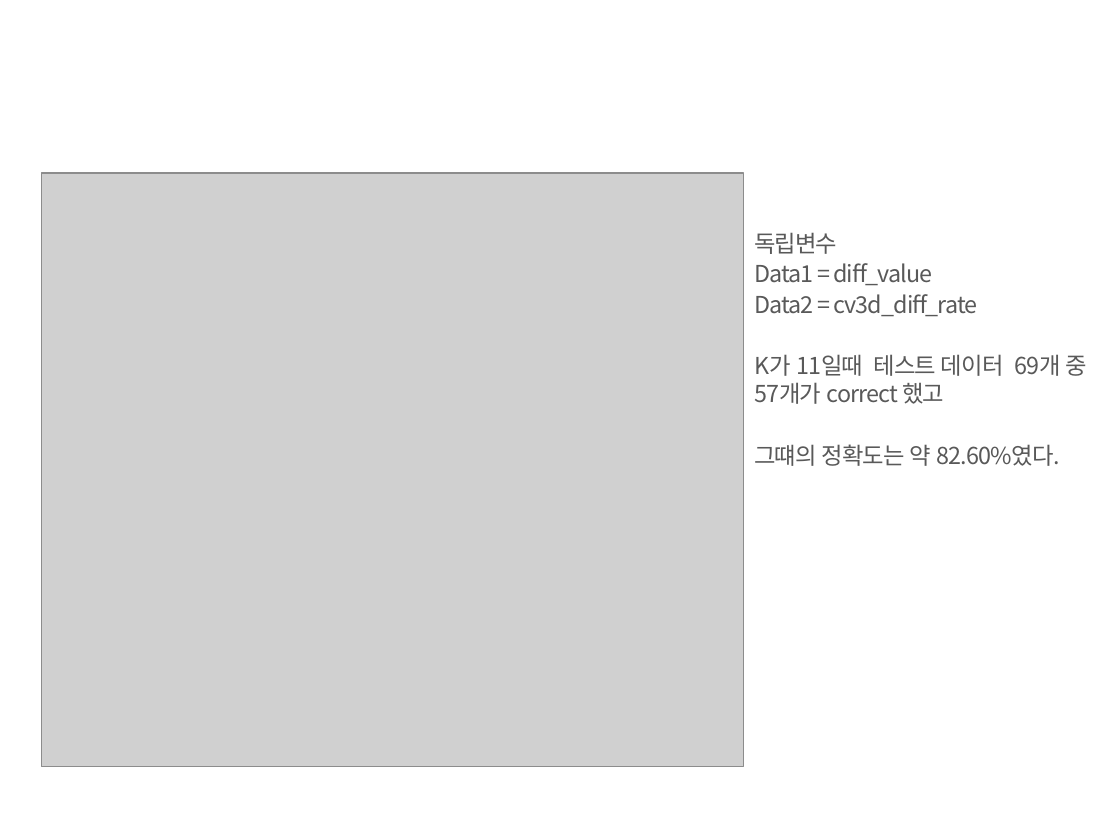
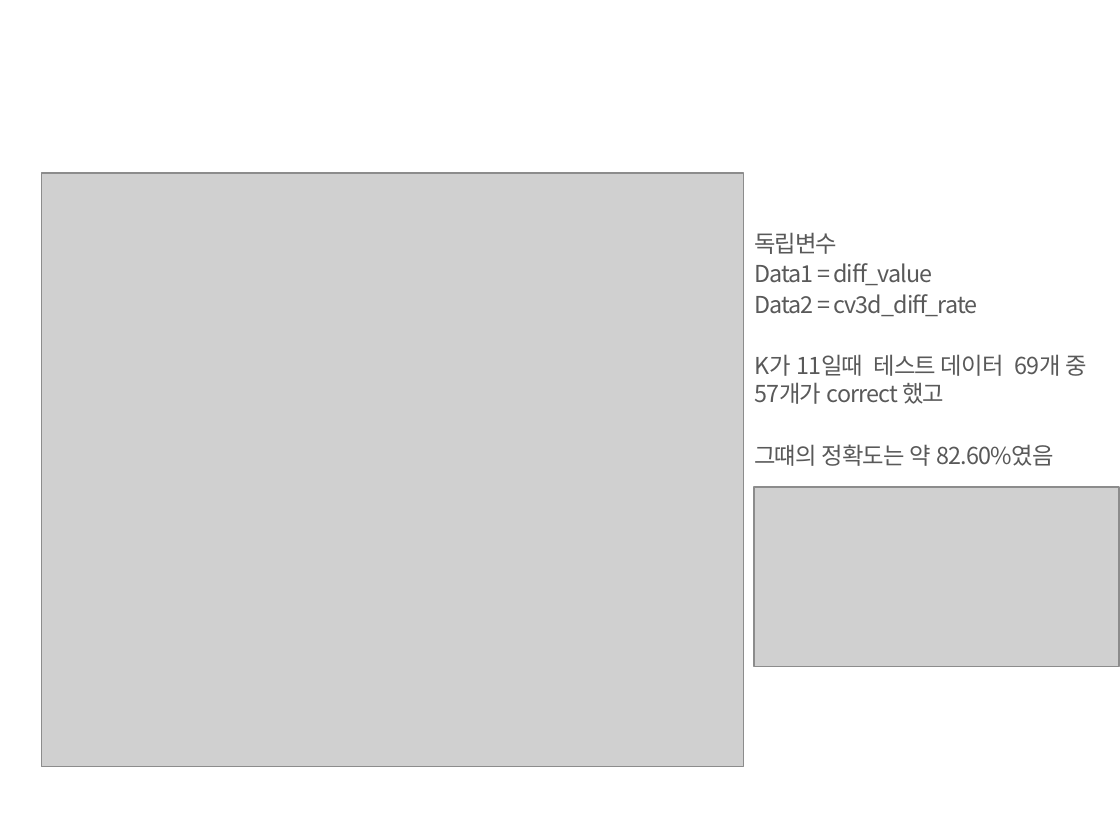
Before and after one commit to leeyunbo/stock_data_knn, a slide deck: slide 8 of practices/빅데이터 팀프로젝트.pptx (slide 7 before the commit). Drawn at 1120x840 pixels with LibreOffice and Linux fonts; fonts in the diff are those of the drawing; grey boxes stand for pictures; background and template pictures are left out. Boxes give left, top, right and bottom in pixels: in the first picture for what was removed or moved away, otherwise in the second. Text is boxed around its words. In the diff, an @@ line names an element or a change of style, - is before the commit and + after.

```diff
--- a/practices/빅데이터 팀프로젝트.pptx
+++ b/practices/빅데이터 팀프로젝트.pptx
@@ text at (x1=754, y1=444, x2=1053, y2=466): text changed @@
-그떄의 정확도는 약 82.60%였다.
+그떄의 정확도는 약 82.60%였음
@@ picture added at (x1=754, y1=487, x2=1119, y2=666) @@
```
Also in this commit, not shown: 10 other slides changed, 1 slide added, 55 other files.
